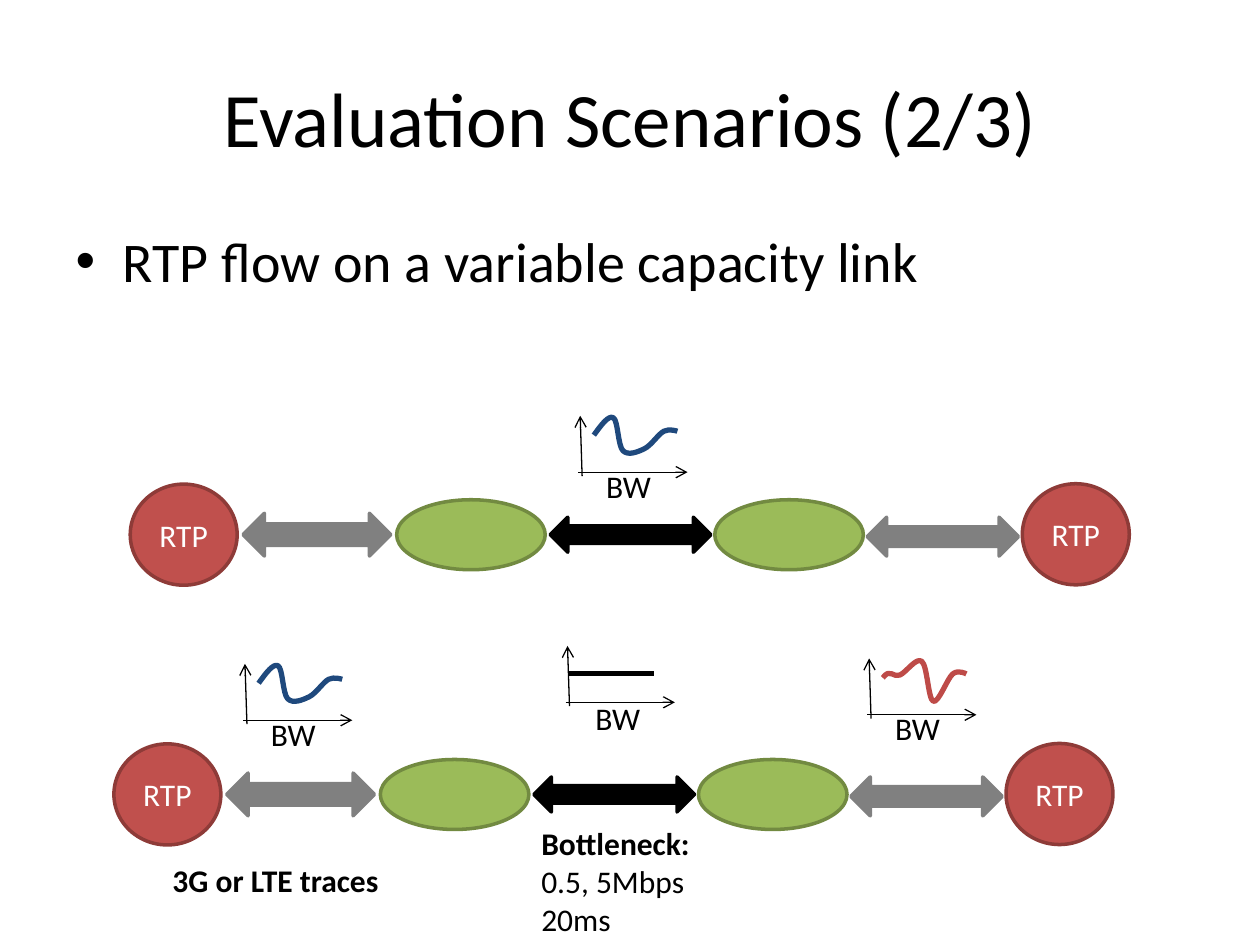
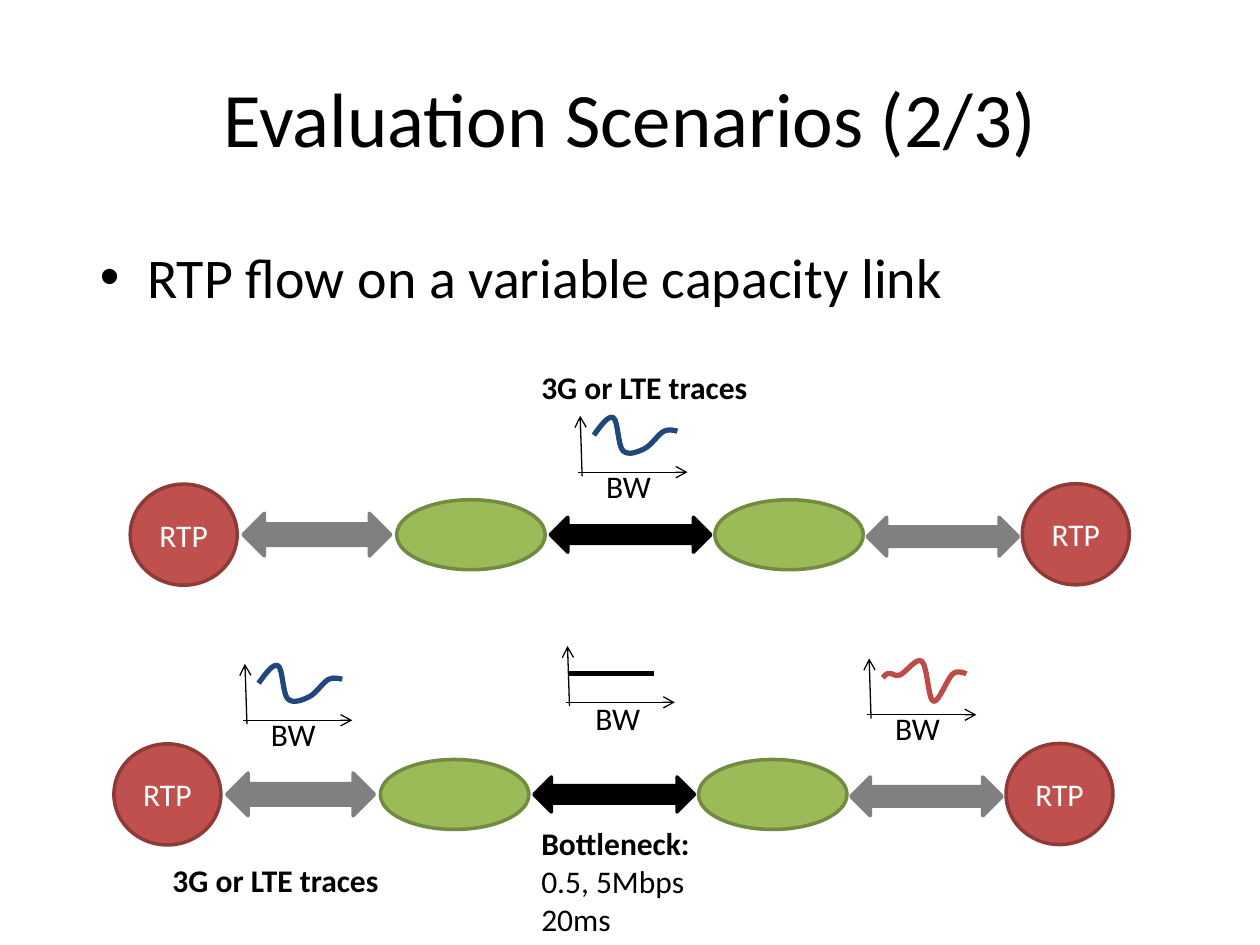
Before and after one commit to protocols-comnet/rmcat-eval-criteria, a slide deck: slide 9 of ppt-ietf86-rmcat-cc-eval-00.pptx. Drawn at 1260x945 pixels with LibreOffice and Linux fonts; fonts in the diff are those of the drawing. Boxes give left, top, right and bottom in pixels: in the first picture for what was removed or moved away, otherwise in the second. Text is boxed around its words. In the diff, an @@ line names an element or a change of style, - is before the commit and + after.

```diff
--- a/ppt-ietf86-rmcat-cc-eval-00.pptx
+++ b/ppt-ietf86-rmcat-cc-eval-00.pptx
@@ text "RTP flow on a variable ...": place and size @@
-text "RTP flow on a variable ..." at box(123, 243, 917, 291)
+text "RTP flow on a variable ..." at box(147, 259, 941, 307)
@@ text added at box(541, 378, 747, 400), 18 pt, text #000000, bold @@
+3G or LTE traces
```
Also in this commit, not shown: 3 other slides changed.
